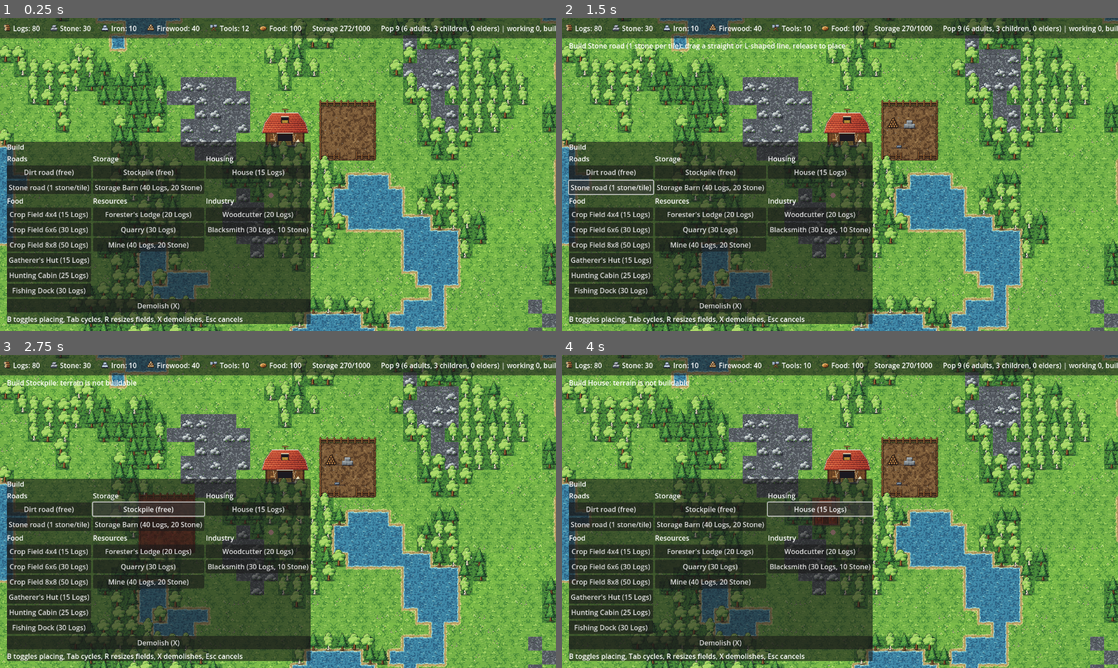
Above: before the commit, frames 1-4 (two rows, left to right).
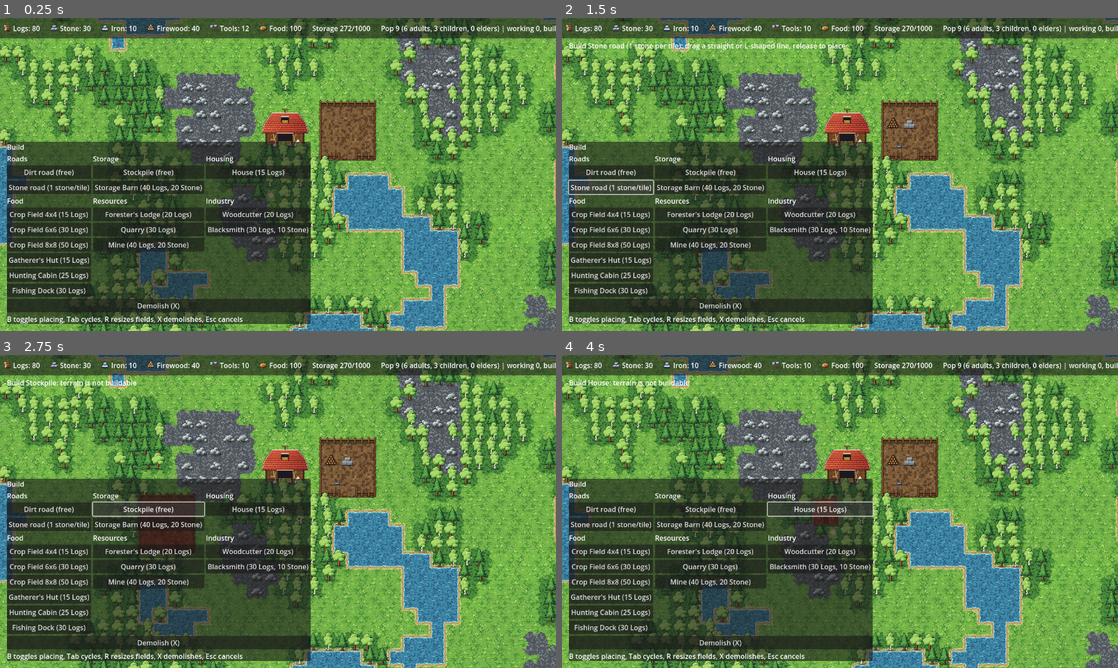
Above: after the commit, the same moments.

Repository: GrindelfP/KingdomYouth
Game: Godot game, scene res://scenes/world/world.tscn
The game is run twice, just before and just after one commit, with the same random seed, the same clock (stepped at 60 frames per second) and the same inputs.
Inputs:
- Up to frame 1 (0.25 s): no input
- Up to frame 2 (1.5 s): click "Dirt road (free)" at 0.5 s; click "Stone road (1 stone/tile)" at 1.25 s
- Up to frame 3 (2.75 s): click "Stockpile (free)" at 2 s
- Up to frame 4 (4 s): click "Storage Barn (40 Logs, 20 Sto…" at 2.75 s; click "House (15 Logs)" at 3.5 s

The runs differ from the first frame. In frame 1, 4.5% of the frame differs, in the area x 0-100%, y 0-100%; in frame 2, 4.5%; in frame 3, 4.5%; in frame 4, 4.5%.
Error in both runs: Trying to assign an array of type "Array" to a variable of type "Array[Vector2i]". (res://scripts/buildings/build_controller.gd:563)

Commit message:
[FIX] soft organic edges for forest floor and rock ground against grass via neighbour-mask bleed overlay
Co-Authored-By: Claude Sonnet 5.5 <noreply@anthropic.com>

Diff:
--- a/scripts/world/terrain_view.gd
+++ b/scripts/world/terrain_view.gd
@@ -6,6 +6,8 @@
 const TILE := 32
 const GROUND_TEXTURE: Texture2D = preload("res://assets/art/terrain/ground.png")
 const SHORE_TEXTURE: Texture2D = preload("res://assets/art/terrain/shore.png")
+const BLEED_TEXTURE: Texture2D = preload("res://assets/art/terrain/bleed.png")
+const BLEED_VARIANTS := 4
 const GROUND_COLUMNS := 12
 const FLIPPABLE_COLUMNS := 10
 const FOREST_COLUMN := 6
@@ -25,14 +27,20 @@
 class Stack:
 	extends Node2D
 	var ground: TileMapLayer
+	var bleed: Array[TileMapLayer] = []
 	var shore: TileMapLayer
 	var roads: RoadLayer
 
-	func _init(ground_set: TileSet, shore_set: TileSet) -> void:
+	func _init(ground_set: TileSet, bleed_set: TileSet, shore_set: TileSet) -> void:
 		z_index = -10
 		ground = TileMapLayer.new()
 		ground.tile_set = ground_set
 		add_child(ground)
+		for kind in 2:
+			var layer := TileMapLayer.new()
+			layer.tile_set = bleed_set
+			add_child(layer)
+			bleed.append(layer)
 		shore = TileMapLayer.new()
 		shore.tile_set = shore_set
 		add_child(shore)
@@ -49,6 +57,7 @@
 var _alt := PackedInt32Array()
 var _shore_index := PackedInt32Array()
 var _shore_row := PackedByteArray()
+var _bleed_index: Array[PackedInt32Array] = [PackedInt32Array(), PackedInt32Array()]
 var _water_cells: Array[int] = []
 var _phase := 0
 var _tone_noise := FastNoiseLite.new()
@@ -61,8 +70,9 @@
 	_tone_noise.frequency = TONE_FREQUENCY
 	var ground_set := _make_tileset(GROUND_TEXTURE, GROUND_COLUMNS, 4, FLIPPABLE_COLUMNS)
 	var shore_set := _make_tileset(SHORE_TEXTURE, ShoreMask.keys().size(), 8, 0)
+	var bleed_set := _make_tileset(BLEED_TEXTURE, ShoreMask.keys().size(), 4 * 2 * BLEED_VARIANTS, 0)
 	for index in 2:
-		var stack := Stack.new(ground_set, shore_set)
+		var stack := Stack.new(ground_set, bleed_set, shore_set)
 		stack.roads.setup(_world)
 		stack.visible = index == 0
 		add_child(stack)
@@ -151,6 +161,8 @@
 	_alt.resize(total)
 	_shore_index.resize(total)
 	_shore_row.resize(total)
+	for kind in 2:
+		_bleed_index[kind].resize(total)
 	_water_cells.clear()
 	for y in range(bounds.position.y, bounds.end.y):
 		for x in range(bounds.position.x, bounds.end.x):
@@ -158,6 +170,7 @@
 			var i := _index_of(cell)
 			_choose_variant(cell)
 			_assign_shore(cell)
+			_assign_bleed(cell)
 			if _col[i] >= WATER_COLUMN:
 				_water_cells.append(i)
 
@@ -222,6 +235,46 @@
 	_shore_row[i] = 1 if is_water else 0
 
 
+func _terrain_rank(cell: Vector2i) -> int:
+	if not _world.is_in_bounds(cell):
+		return -1
+	match _world.get_terrain_name(cell):
+		"forest": return 1
+		"rock": return 2
+		"water": return -1
+	return 0
+
+
+func _assign_bleed(cell: Vector2i) -> void:
+	var i := _index_of(cell)
+	var rank := _terrain_rank(cell)
+	for kind in 2:
+		var index := -1
+		if rank >= 0 and rank < kind + 1:
+			var sides := 0
+			var corners := 0
+			for bit in 4:
+				if _terrain_rank(cell + SIDES[bit]) == kind + 1:
+					sides |= 1 << bit
+				if _terrain_rank(cell + CORNERS[bit]) == kind + 1:
+					corners |= 1 << bit
+			var key := ShoreMask.key(sides, corners)
+			if key != 0:
+				index = ShoreMask.index_of(key)
+		_bleed_index[kind][i] = index
+
+
+func _paint_bleed(stack: Stack, cell: Vector2i, season: int) -> void:
+	var i := _index_of(cell)
+	var variant := (_hash(cell, 77) >> 4) % BLEED_VARIANTS
+	for kind in 2:
+		var index := _bleed_index[kind][i]
+		if index < 0:
+			stack.bleed[kind].erase_cell(cell)
+		else:
+			stack.bleed[kind].set_cell(cell, 0, Vector2i(index, (season * 2 + kind) * BLEED_VARIANTS + variant))
+
+
 func _differs(cell: Vector2i, is_water: bool) -> bool:
 	if not _world.is_in_bounds(cell):
 		return false
@@ -235,10 +288,19 @@
 	var i := _index_of(cell)
 	for stack in _stacks:
 		stack.ground.set_cell(cell, 0, Vector2i(_tile_column(i), _season), _alt[i] & 1 if _season == WINTER else _alt[i])
+	for dy in range(-1, 2):
+		for dx in range(-1, 2):
+			var near := cell + Vector2i(dx, dy)
+			if _world.is_in_bounds(near):
+				_assign_bleed(near)
+				for stack in _stacks:
+					_paint_bleed(stack, near, _season)
 
 
 func _paint(stack: Stack, season: int) -> void:
 	stack.shore.clear()
+	for layer in stack.bleed:
+		layer.clear()
 	var bounds := _world.get_map_bounds()
 	for y in range(bounds.position.y, bounds.end.y):
 		for x in range(bounds.position.x, bounds.end.x):
@@ -246,6 +308,7 @@
 			var i := _index_of(cell)
 			var alt := _alt[i] & 1 if season == WINTER else _alt[i]
 			stack.ground.set_cell(cell, 0, Vector2i(_tile_column(i), season), alt)
+			_paint_bleed(stack, cell, season)
 			if _shore_index[i] >= 0:
 				stack.shore.set_cell(cell, 0, Vector2i(_shore_index[i], season * 2 + _shore_row[i]))
 	stack.roads.season = season
--- a/tools/art/gen_terrain.gd
+++ b/tools/art/gen_terrain.gd
@@ -13,11 +13,13 @@
 const ROCK_VARIANTS := 2
 const WATER_VARIANTS := 2
 const ROAD_MASKS := 16
+const BLEED_VARIANTS := 4
 
 
 static func generate() -> void:
 	_ground_atlas()
 	_shore_atlas()
+	_bleed_atlas()
 	_road_atlas()
 
 
@@ -316,6 +318,64 @@
 	return c
 
 
+static func _bleed_atlas() -> void:
+	var keys := ShoreMask.keys()
+	var sheet := Canvas.create(keys.size() * T, SEASONS * 2 * BLEED_VARIANTS * T, 1)
+	for season in SEASONS:
+		for kind in 2:
+			for variant in BLEED_VARIANTS:
+				var source: RefCounted = _forest_floor(season, variant % FOREST_VARIANTS) if kind == 0 else _rock_ground(season, variant % ROCK_VARIANTS)
+				var row := (season * 2 + kind) * BLEED_VARIANTS + variant
+				for index in keys.size():
+					sheet.blit(_bleed_tile(source, keys[index], season * 16 + kind * 4 + variant), index * T, row * T)
+	sheet.save("%s/bleed.png" % OUT_DIR)
+
+
+static func _smin(a: float, b: float, k: float) -> float:
+	var h := maxf(k - absf(a - b), 0.0) / k
+	return minf(a, b) - h * h * k * 0.25
+
+
+static func _stretch(n: float) -> float:
+	return clampf((n - 0.5) * 2.4 + 0.5, 0.0, 1.0)
+
+
+static func _bleed_field(x: float, y: float, k: int, seed_value: int, taper_x: float, taper_y: float) -> float:
+	var sides := ShoreMask.sides_of(k)
+	var corners := ShoreMask.corners_of(k)
+	var f := 1000.0
+	var common := _stretch(Util.pnoise(x, y, 2, T, 1500) * 0.5 + Util.pnoise(x, y, 4, T, 1505) * 0.35 + Util.pnoise(x, y, 8, T, 1509) * 0.15)
+	var own := _stretch(Util.pnoise(x, y, 2, T, seed_value) * 0.5 + Util.pnoise(x, y, 4, T, seed_value + 5) * 0.35 + Util.pnoise(x, y, 8, T, seed_value + 9) * 0.15)
+	var along := [taper_x, taper_y, taper_x, taper_y]
+	var corner_taper := minf(taper_x, taper_y)
+	var dists := [y, T - x, T - y, x]
+	for bit in 4:
+		if sides & (1 << bit):
+			var wide := (lerpf(common, own, along[bit]) - 0.5) * 2.0
+			var edge: float = 6.4 + wide * 6.4
+			f = _smin(f, dists[bit] - edge, 4.0)
+	var centers := [Vector2(T, 0), Vector2(T, T), Vector2(0, T), Vector2(0, 0)]
+	for bit in 4:
+		if corners & (1 << bit):
+			f = _smin(f, Vector2(x, y).distance_to(centers[bit]) - (5.0 + (lerpf(common, own, corner_taper) - 0.5) * 2.0 * 4.0), 4.0)
+	return f
+
+
+static func _bleed_tile(source: RefCounted, k: int, seed_value: int) -> RefCounted:
+	var c := Canvas.create(T, T, 1)
+	for j in T:
+		for i in T:
+			var x := i + 0.5
+			var y := j + 0.5
+			var taper_x := smoothstep(0.0, 6.0, minf(x, T - x))
+			var taper_y := smoothstep(0.0, 6.0, minf(y, T - y))
+			var f := _bleed_field(x, y, k, 1500 + seed_value, taper_x, taper_y)
+			var bayer: int = Canvas.BAYER[(j % 4) * 4 + (i % 4)]
+			if f < 0.0 or (f < 1.4 and bayer < 6):
+				c.px(i, j, source.get_px(i, j))
+	return c
+
+
 static func _shore_atlas() -> void:
 	var keys := ShoreMask.keys()
 	var sheet := Canvas.create(keys.size() * T, SEASONS * 2 * T, 1)
Binary file added: assets/art/terrain/bleed.png
Not shown, added: assets/art/terrain/bleed.png.import
Not shown, changed: docs/tickets/0024-terrain-art-seasons.md
